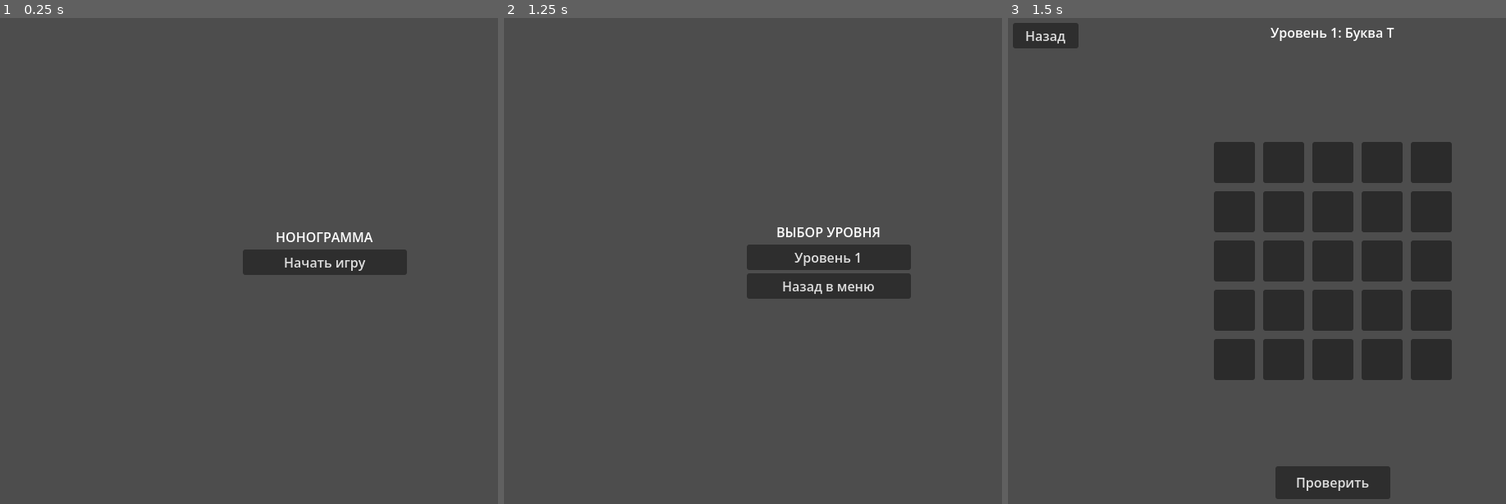
Above: before the commit, frames 1-3 (left to right).
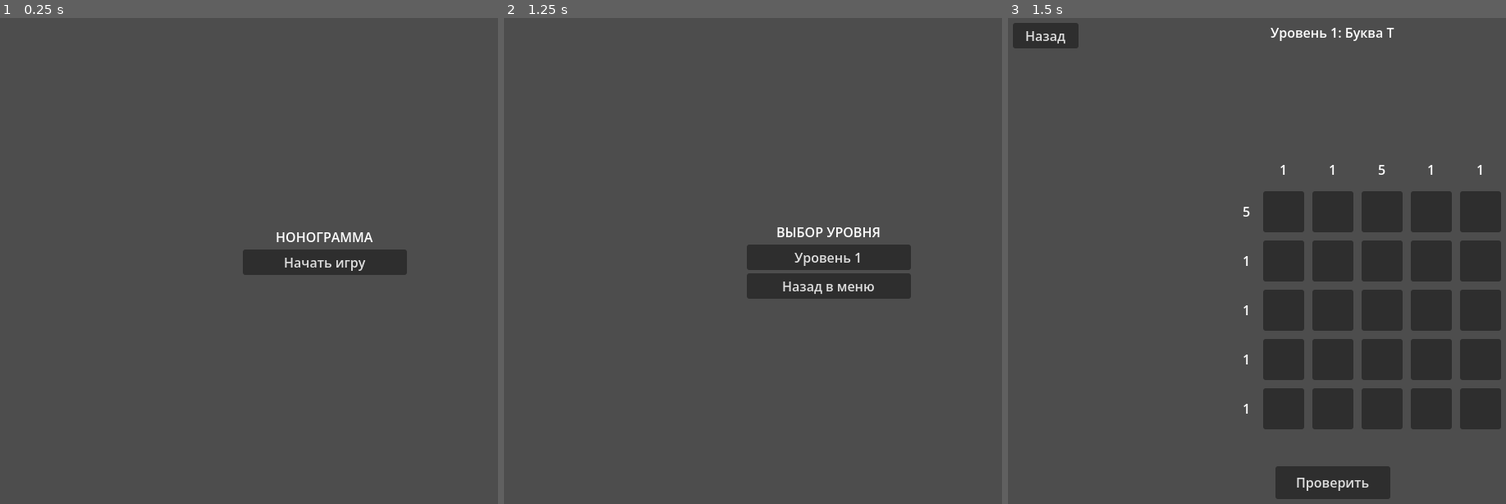
Above: after the commit, the same moments.

Repository: tunder-tunder/nonogramm
Game: Godot game, scene res://Main.tscn
The game is run twice, just before and just after one commit, with the same random seed, the same clock (stepped at 60 frames per second) and the same inputs.
Inputs:
- Up to frame 1 (0.25 s): no input
- Up to frame 2 (1.25 s): click "Начать игру" at 0.5 s
- Up to frame 3 (1.5 s): click "Уровень 1" at 1.25 s

Frames 1-2 are identical in both runs. In frame 3, 12% of the frame differs, in the area x 41-100%, y 25-85%.

Commit message:
Add nonogram puzzle mechanics with hints and victory banner
-Key files changed and features added:
-scenes/level.tscn: Added VictoryBanner panel and VictoryMessage label for celebration display, repositioned UI elements to accommodate hints
-scripts/level_view.gd: Implemented high contrast colors (black/white/grey) for better visibility, added row/column hint calculation and display functionality, enabled left-click to toggle cell state (empty/filled) and right-click to place/remove crosses, added solution checking logic with victory banner display on correct completion
-.gitignore: Updated ignore patterns with comprehensive file types and compressed archives

The changes implement full nonogram puzzle mechanics with visual hints, improved user interaction through mouse controls, enhanced visual contrast for clarity, and victory celebration when puzzles are solved correctly.

Diff:
--- a/scenes/level.tscn
+++ b/scenes/level.tscn
@@ -61,3 +61,35 @@
 offset_right = 90.0
 offset_bottom = 40.0
 text = "Назад"
+
+[node name="VictoryBanner" type="Panel" parent="."]
+layout_mode = 1
+anchors_preset = 8
+anchor_left = 0.5
+anchor_top = 0.5
+anchor_right = 0.5
+anchor_bottom = 0.5
+offset_left = -200.0
+offset_top = -100.0
+offset_right = 200.0
+offset_bottom = 100.0
+grow_horizontal = 2
+grow_vertical = 2
+visible = false
+
+[node name="VictoryMessage" type="Label" parent="VictoryBanner"]
+layout_mode = 1
+anchors_preset = 15
+anchor_right = 1.0
+anchor_bottom = 1.0
+offset_left = 20.0
+offset_top = 20.0
+offset_right = -20.0
+offset_bottom = -20.0
+grow_horizontal = 2
+grow_vertical = 2
+text = "🎉 Поздравляем! 🎉
+Вы решили головоломку!"
+horizontal_alignment = 1
+vertical_alignment = 1
+autowrap_mode = 2
--- a/scripts/level_view.gd
+++ b/scripts/level_view.gd
@@ -4,18 +4,29 @@
 signal back_to_menu_pressed()
 
 var level_data: LevelData
-var player_grid: Array = []  # Состояние игрока: 0 - пусто, 1 - закрашено, 2 - помечено крестиком (опционально)
+var player_grid: Array = []  # Состояние игрока: 0 - пусто, 1 - закрашено, 2 - помечено крестиком
 var cell_size: int = 60
-var start_offset: Vector2 = Vector2(20, 20)
+var start_offset: Vector2 = Vector2(80, 80)  # Смещение для размещения подсказок
+var hint_font_size: int = 16
 
 @onready var grid_container: Control = $GridContainer
 @onready var level_label: Label = $LevelLabel
 @onready var check_button: Button = $CheckButton
 @onready var back_button: Button = $BackButton
+@onready var victory_banner: Control = $VictoryBanner  # Баннер победы
+
+# Цвета с высоким контрастом
+const COLOR_FILLED = Color(0.0, 0.0, 0.0)  # Черный для закрашенных
+const COLOR_EMPTY = Color(1.0, 1.0, 1.0)   # Белый для пустых
+const COLOR_CROSS = Color(0.8, 0.8, 0.8)   # Серый для крестика
+const COLOR_GRID_BORDER = Color(0.0, 0.0, 0.0)  # Черные границы
 
 func _ready():
 	back_button.connect("pressed", _on_back_pressed)
 	check_button.connect("pressed", _on_check_pressed)
+	# Скрываем баннер победы при старте
+	if victory_banner:
+		victory_banner.visible = false
 
 func set_level_data(data: LevelData):
 	level_data = data
@@ -30,6 +41,7 @@
 		player_grid.append(row)
 
 	_create_grid_ui()
+	_create_hints()
 
 func _create_grid_ui():
 	# Очищаем предыдущую сетку
@@ -49,29 +61,117 @@
 			button.position = Vector2(start_offset.x + x * cell_size + 5, start_offset.y + y * cell_size + 5)
 			button.size = Vector2(cell_size - 10, cell_size - 10)
 			button.name = "Cell_%d_%d" % [x, y]
-			button.connect("pressed", _on_cell_pressed.bind(x, y))
+			button.connect("pressed", _on_cell_left_clicked.bind(x, y))
+			button.connect("gui_input", _on_cell_gui_input.bind(x, y))
 			grid_container.add_child(button)
 
 	_update_grid_visuals()
 
-func _on_cell_pressed(x: int, y: int):
-	# Циклическое переключение: 0 -> 1 -> 0 (упрощенно: только закрашивание/снятие)
-	if player_grid[y][x] == 0:
+func _create_hints():
+	# Создаем подсказки для строк (слева) и столбцов (сверху)
+	var row_hints = _calculate_row_hints()
+	var col_hints = _calculate_col_hints()
+
+	# Подсказки для столбцов (сверху)
+	for x in range(level_data.grid_size):
+		var label = Label.new()
+		label.set_anchors_preset(Control.PRESET_TOP_LEFT)
+		label.position = Vector2(start_offset.x + x * cell_size + 10, 10)
+		label.size = Vector2(cell_size - 20, 60)
+		label.name = "ColHint_%d" % x
+		label.text = "\n".join(col_hints[x])
+		label.horizontal_alignment = HORIZONTAL_ALIGNMENT_CENTER
+		label.vertical_alignment = VERTICAL_ALIGNMENT_BOTTOM
+		label.add_theme_font_size_override("font_size", hint_font_size)
+		grid_container.add_child(label)
+
+	# Подсказки для строк (слева)
+	for y in range(level_data.grid_size):
+		var label = Label.new()
+		label.set_anchors_preset(Control.PRESET_TOP_LEFT)
+		label.position = Vector2(10, start_offset.y + y * cell_size + 10)
+		label.size = Vector2(60, cell_size - 20)
+		label.name = "RowHint_%d" % y
+		label.text = " ".join(row_hints[y])
+		label.horizontal_alignment = HORIZONTAL_ALIGNMENT_RIGHT
+		label.vertical_alignment = VERTICAL_ALIGNMENT_CENTER
+		label.add_theme_font_size_override("font_size", hint_font_size)
+		grid_container.add_child(label)
+
+func _calculate_row_hints() -> Array:
+	var hints = []
+	for y in range(level_data.grid_size):
+		var row_hint = []
+		var count = 0
+		for x in range(level_data.grid_size):
+			if level_data.solution[y][x] == 1:
+				count += 1
+			else:
+				if count > 0:
+					row_hint.append(str(count))
+					count = 0
+		if count > 0:
+			row_hint.append(str(count))
+		if row_hint.is_empty():
+			row_hint.append("0")
+		hints.append(row_hint)
+	return hints
+
+func _calculate_col_hints() -> Array:
+	var hints = []
+	for x in range(level_data.grid_size):
+		var col_hint = []
+		var count = 0
+		for y in range(level_data.grid_size):
+			if level_data.solution[y][x] == 1:
+				count += 1
+			else:
+				if count > 0:
+					col_hint.append(str(count))
+					count = 0
+		if count > 0:
+			col_hint.append(str(count))
+		if col_hint.is_empty():
+			col_hint.append("0")
+		hints.append(col_hint)
+	return hints
+
+func _on_cell_left_clicked(x: int, y: int):
+	# Левый клик: закрашивание (0 -> 1 -> 0)
+	if player_grid[y][x] == 2:
+		player_grid[y][x] = 0
+	elif player_grid[y][x] == 0:
 		player_grid[y][x] = 1
 	else:
 		player_grid[y][x] = 0
 
 	_update_grid_visuals()
 
+func _on_cell_gui_input(x: int, y: int, event: InputEvent):
+	# Правый клик: постановка крестика
+	if event is InputEventMouseButton and event.button_index == MOUSE_BUTTON_RIGHT and event.pressed:
+		get_viewport().set_input_as_handled()
+		if player_grid[y][x] == 0:
+			player_grid[y][x] = 2
+		elif player_grid[y][x] == 2:
+			player_grid[y][x] = 0
+		_update_grid_visuals()
+
 func _update_grid_visuals():
 	for y in range(level_data.grid_size):
 		for x in range(level_data.grid_size):
 			var button = grid_container.get_node("Cell_%d_%d" % [x, y])
 			if player_grid[y][x] == 1:
-				button.self_modulate = Color(0.2, 0.6, 1.0)  # Синий цвет для закрашенных
+				# Закрашенная клетка - черный цвет
+				button.self_modulate = COLOR_FILLED
 				button.text = ""
+			elif player_grid[y][x] == 2:
+				# Крестик - серый фон с символом X
+				button.self_modulate = COLOR_CROSS
+				button.text = "✕"
 			else:
-				button.self_modulate = Color(0.8, 0.8, 0.8)  # Серый для пустых
+				# Пустая клетка - белый цвет
+				button.self_modulate = COLOR_EMPTY
 				button.text = ""
 
 func _on_check_pressed():
@@ -93,6 +193,9 @@
 		# Блокируем кнопки после победы
 		check_button.disabled = true
 		back_button.disabled = false
+		# Показываем баннер победы
+		if victory_banner:
+			victory_banner.visible = true
 	else:
 		level_label.text = "Неверно, попробуйте еще раз!"
 
Not shown, changed: .gitignore
